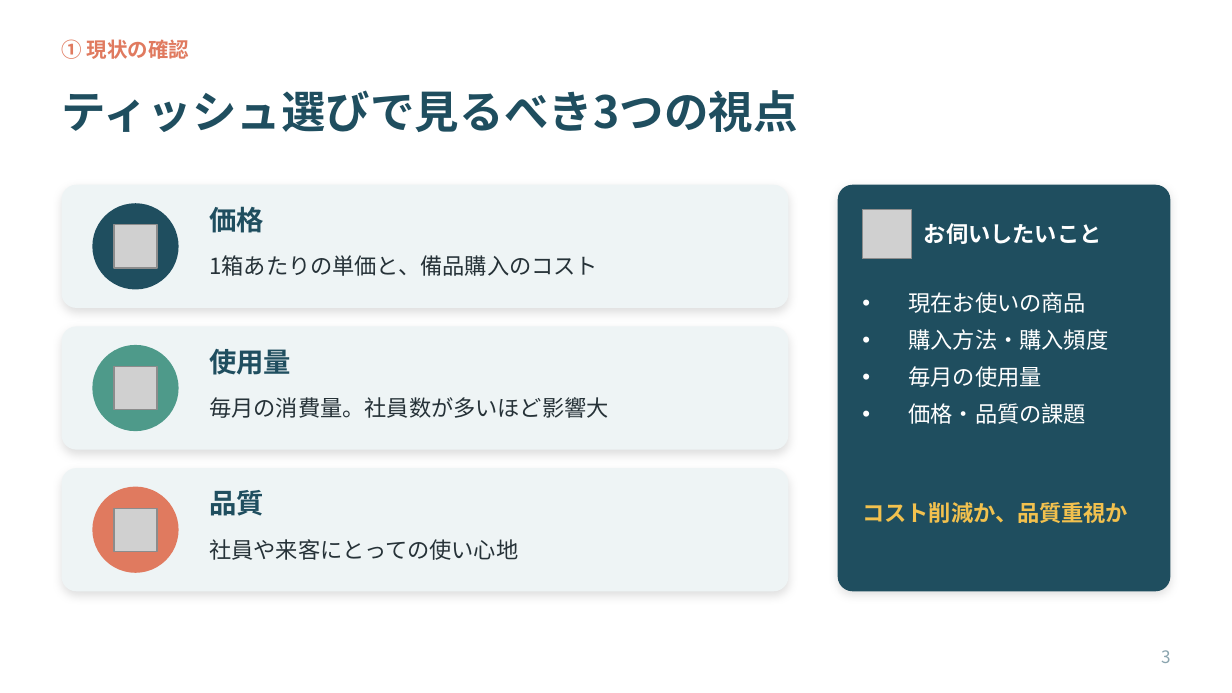
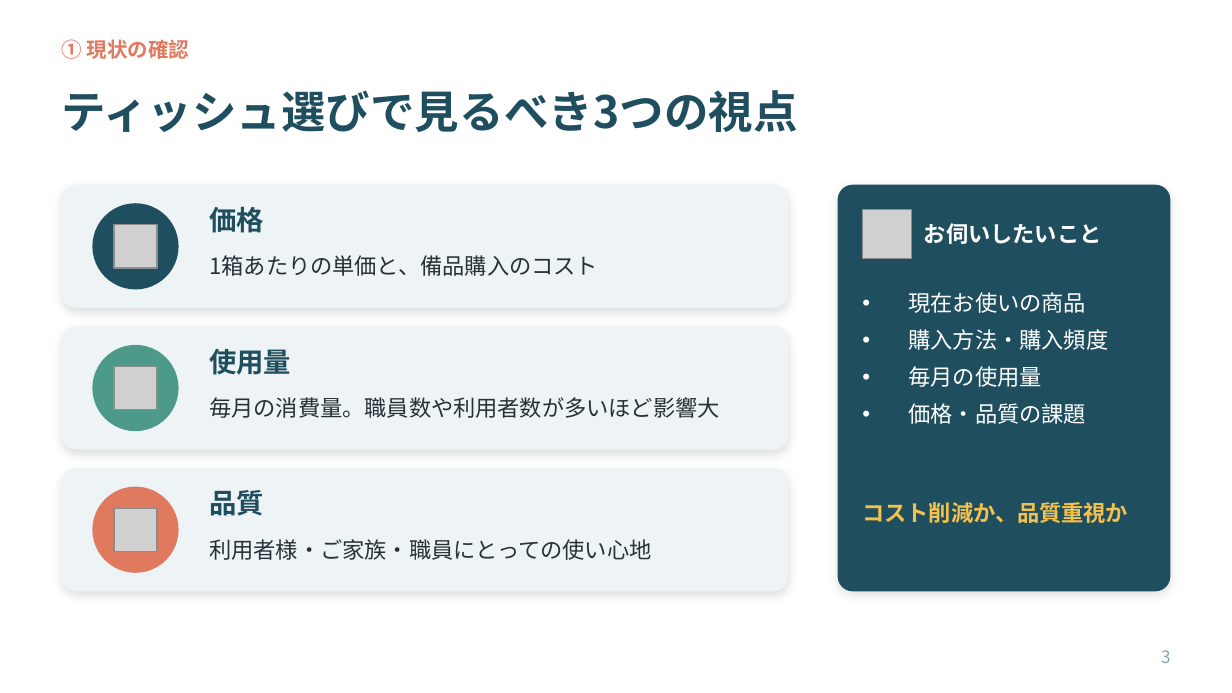
Before and after one commit to ha19870907-a11y/turbo-disco, a slide deck: slide 3 of tissue_sales_roleplay.pptx. Drawn at 1232x693 pixels with LibreOffice and Linux fonts; fonts in the diff are those of the drawing; grey boxes stand for pictures. Boxes give left, top, right and bottom in pixels: in the first picture for what was removed or moved away, otherwise in the second. Text is boxed around its words. In the diff, an @@ line names an element or a change of style, - is before the commit and + after.

```diff
--- a/tissue_sales_roleplay.pptx
+++ b/tissue_sales_roleplay.pptx
@@ text at bbox=[209, 397, 719, 418]: text changed @@
-毎月の消費量。社員数が多いほど影響大
+毎月の消費量。職員数や利用者数が多いほど影響大
@@ text at bbox=[209, 539, 651, 560]: text changed @@
-社員や来客にとっての使い心地
+利用者様・ご家族・職員にとっての使い心地
```
Also in this commit, not shown: 9 other slides changed.
